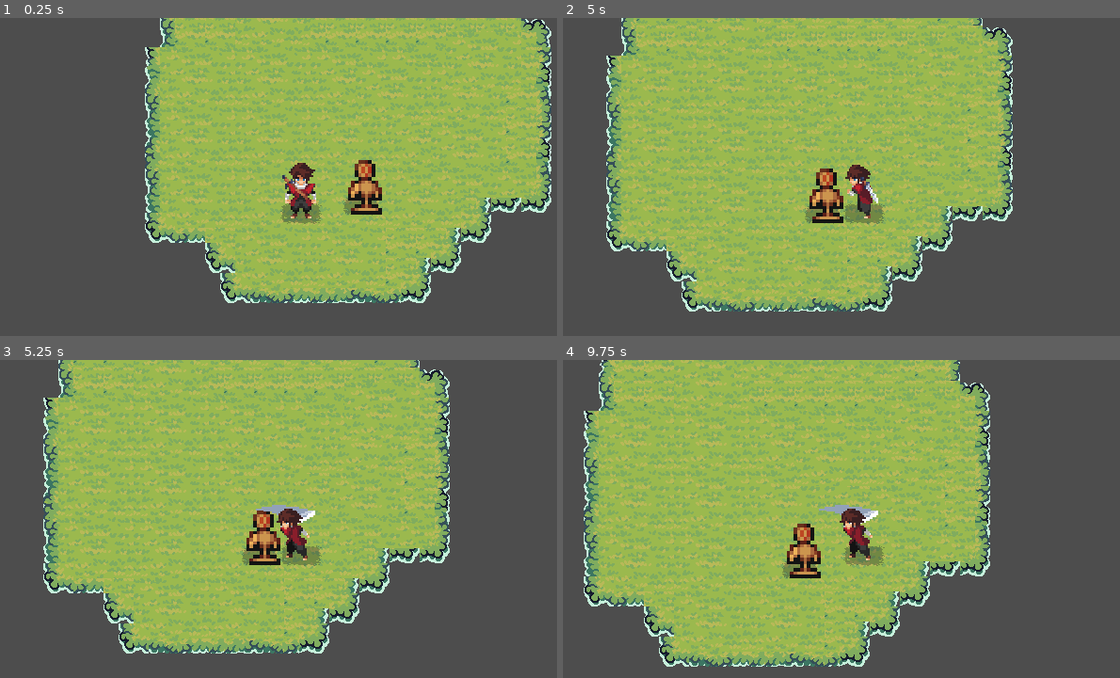
Above: before the commit, frames 1-4 (two rows, left to right).
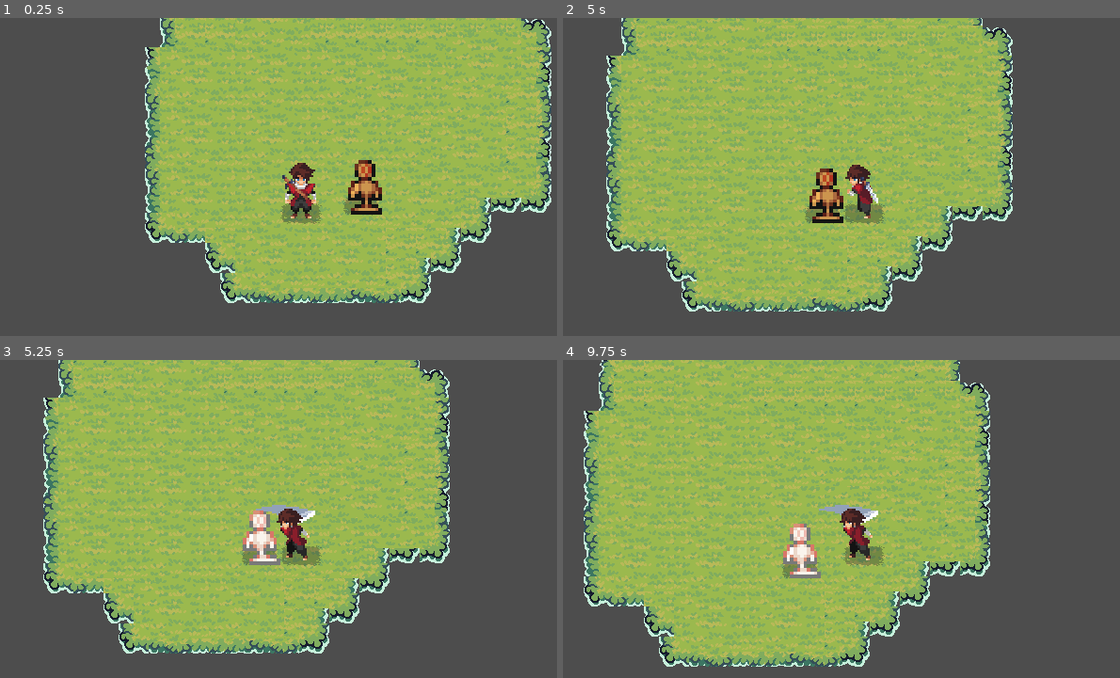
Above: after the commit, the same moments.

Repository: ODonegatti/ARPG
Game: Godot game, scene res://scenes/main.tscn
The game is run twice, just before and just after one commit, with the same random seed, the same clock (stepped at 60 frames per second) and the same inputs.
Inputs (mouse positions are in pixels of both pictures, inside the frame that each line leads up to):
- Up to frame 1 (0.25 s): no input
- Up to frame 2 (5 s): tap Enter at 0.5 s; move the mouse to (997, 170) at 0.52 s; press the mouse at (997, 170) at 0.53 s; hold D (right) 0.53-1.28 s; move the mouse to (741, 205) at 1.27 s; release the mouse at (741, 205) at 1.28 s; hold S (down) 1.28-2.03 s; click (741, 205) at 1.35 s; move the mouse to (925, 113) at 2.02 s; press the mouse at (925, 113) at 2.03 s; hold D (right) 2.03-2.78 s; move the mouse to (835, 256) at 2.77 s; release the mouse at (835, 256) at 2.78 s; hold W (up) 2.78-3.53 s; click (835, 256) at 2.85 s; move the mouse to (1042, 237) at 3.52 s; press the mouse at (1042, 237) at 3.53 s; hold A (left) from 3.53 s (still down); move the mouse to (685, 135) at 4.27 s; release the mouse at (685, 135) at 4.28 s; click (685, 135) at 4.35 s
- Up to frame 3 (5.25 s): move the mouse to (328, 528) at 5.02 s; release A (left) at 5.03 s; press the mouse at (328, 528) at 5.03 s; hold S (down) from 5.03 s (still down)
- Up to frame 4 (9.75 s): move the mouse to (774, 445) at 5.77 s; release S (down) at 5.78 s; release the mouse at (774, 445) at 5.78 s; hold D (right) 5.78-6.53 s; click (774, 445) at 5.85 s; move the mouse to (997, 512) at 6.52 s; press the mouse at (997, 512) at 6.53 s; hold W (up) 6.53-7.28 s; move the mouse to (741, 547) at 7.27 s; release the mouse at (741, 547) at 7.28 s; hold D (right) 7.28-8.03 s; click (741, 547) at 7.35 s; move the mouse to (925, 455) at 8.02 s; press the mouse at (925, 455) at 8.03 s; hold S (down) 8.03-8.78 s; move the mouse to (835, 598) at 8.77 s; release the mouse at (835, 598) at 8.78 s; hold A (left) 8.78-9.53 s; click (835, 598) at 8.85 s; move the mouse to (1042, 579) at 9.52 s; press the mouse at (1042, 579) at 9.53 s; hold W (up) from 9.53 s (still down)

Frames 1-2 are identical in both runs. In frame 3, 0.8% of the frame differs, in the area x 43-51%, y 47-65%; in frame 4, 0.8%, in the area x 39-47%, y 51-69%.

Commit message:
feat(enemy): implementa componente hurtbox e deteccao de acertos no dummy (Card #16)
- Cria componente reutilizavel Hurtbox (Area2D) fortemente tipado em scripts/hurtbox.gd
- Configura camadas de colisao: Layer 3 (Enemies, valor 4) e Mask 4 (PlayerHitbox, valor 8)
- Integra Hurtbox com CollisionShape2D retangular na cena scenes/entities/dummy.tscn
- Conecta sinal hit_received no script scripts/dummy.gd acionando feedback visual de hit e retorno a idle
- Adiciona suporte a frames de invulnerabilidade (is_invulnerable) e controle seguro de estado (disable/enable)
- Implementa suite de testes unitarios automatizados em tests/test_hurtbox_dummy.gd cobrindo hierarquia, camadas, colisao e i-frames
- Atualiza documentacao tecnica em docs/modules/dummy.md e backlog da Sprint 2 em AI_CONTEXT.md

Diff:
--- a/scenes/entities/dummy.tscn
+++ b/scenes/entities/dummy.tscn
@@ -6,6 +6,7 @@
 [ext_resource type="Texture2D" uid="uid://cd6epcobqplpg" path="res://assets/Dummy/Hit/Png-files/Hit 2.png" id="4_hit2"]
 [ext_resource type="Texture2D" uid="uid://bo2xwdutmsojf" path="res://assets/Dummy/Hit/Png-files/Hit 3.png" id="5_hit3"]
 [ext_resource type="Texture2D" uid="uid://c4msujd20apkx" path="res://assets/Dummy/Hit/Png-files/Hit 4.png" id="6_hit4"]
+[ext_resource type="Script" path="res://scripts/hurtbox.gd" id="7_hurtbox"]
 
 [sub_resource type="CapsuleShape2D" id="CapsuleShape2D_5ohk3"]
 height = 32.0
@@ -66,6 +67,9 @@
 &"idle": SubResource("Animation_idle")
 }
 
+[sub_resource type="RectangleShape2D" id="RectangleShape2D_5ohk3"]
+size = Vector2(17.777779, 31.111113)
+
 [node name="Dummy" type="CharacterBody2D" unique_id=1776484409]
 scale = Vector2(1.8, 1.8)
 collision_layer = 4
@@ -91,3 +95,12 @@
 [node name="AnimationPlayer" type="AnimationPlayer" parent="." unique_id=1655716597]
 libraries/ = SubResource("AnimationLibrary_dummy")
 autoplay = &"idle"
+
+[node name="Hurtbox" type="Area2D" parent="." unique_id=557136102]
+collision_layer = 4
+collision_mask = 8
+script = ExtResource("7_hurtbox")
+
+[node name="CollisionShape2D" type="CollisionShape2D" parent="Hurtbox" unique_id=404655498]
+position = Vector2(2.2222223, 0)
+shape = SubResource("RectangleShape2D_5ohk3")
--- a/scripts/dummy.gd
+++ b/scripts/dummy.gd
@@ -17,11 +17,23 @@
 ## Referência ao AnimationPlayer responsável pelas animações de repouso e impacto.
 @onready var animation_player: AnimationPlayer = $AnimationPlayer
 
+@export_group("Combat Components")
+## Referência ao componente Hurtbox responsável por detectar golpes recebidos.
+@onready var hurtbox: Hurtbox = $Hurtbox
+
 
 func _ready() -> void:
 	velocity = Vector2.ZERO
-	if animation_player != null and animation_player.has_animation(&"idle"):
-		animation_player.play(&"idle")
+	if animation_player != null:
+		if animation_player.has_animation(&"idle"):
+			animation_player.play(&"idle")
+		if not animation_player.animation_finished.is_connected(_on_animation_finished):
+			animation_player.animation_finished.connect(_on_animation_finished)
+
+	if hurtbox != null:
+		hurtbox.owner_entity = self
+		if not hurtbox.hit_received.is_connected(_on_hurtbox_hit_received):
+			hurtbox.hit_received.connect(_on_hurtbox_hit_received)
 
 
 func _physics_process(delta: float) -> void:
@@ -30,8 +42,21 @@
 		move_and_slide()
 
 
+## Callback executado quando a Hurtbox detecta um acerto de Hitbox.
+## Dispara a reação visual de impacto do boneco (Card #16).
+## A dedução de pontos de vida será integrada no Card #17 e knockback no Card #18.
+func _on_hurtbox_hit_received(_hitbox: Hitbox) -> void:
+	play_hit_animation()
+
+
+## Retorna para a animação de repouso após o término do impacto.
+func _on_animation_finished(anim_name: StringName) -> void:
+	if anim_name == &"hit":
+		if animation_player != null and animation_player.has_animation(&"idle"):
+			animation_player.play(&"idle")
+
+
 ## Dispara a animação visual de impacto do boneco ao sofrer dano.
-## Será conectado à Hurtbox no Card #16 e ao sistema de vida no Card #17.
 func play_hit_animation() -> void:
 	if animation_player != null and animation_player.has_animation(&"hit"):
 		animation_player.stop()
--- /dev/null
+++ b/scripts/hurtbox.gd
@@ -0,0 +1,62 @@
+class_name Hurtbox
+extends Area2D
+
+## Componente de Hurtbox para detecção de recebimento de golpes e vulnerabilidade a dano.
+## Pertence à camada Enemies (Layer 3, valor 4) e escuta a camada PlayerHitbox (Layer 4, valor 8).
+
+## Sinal emitido quando um golpe válido de uma Hitbox atinge esta Hurtbox.
+signal hit_received(hitbox: Hitbox)
+
+## Referência à entidade dona desta Hurtbox (ex: Dummy, Enemy, Player, etc.).
+@export var owner_entity: Node2D = null
+
+## Controla se a Hurtbox está atualmente invulnerável a receber dano (ex: frames de imunidade).
+@export var is_invulnerable: bool = false
+
+## Referência ao CollisionShape2D filho responsável pelo volume de recepção de impacto.
+@onready var collision_shape: CollisionShape2D = $CollisionShape2D
+
+
+func _ready() -> void:
+	# Define a entidade proprietária caso não tenha sido atribuída no Inspector
+	if owner_entity == null and get_parent() is Node2D:
+		owner_entity = get_parent() as Node2D
+
+	# Garante que a Hurtbox esteja monitorando e monitorável por padrão
+	monitoring = true
+	monitorable = true
+
+	# Conecta o sinal interno de colisão de áreas
+	if not area_entered.is_connected(_on_area_entered):
+		area_entered.connect(_on_area_entered)
+
+
+## Callback executado quando outra Area2D sobrepõe a área de recepção desta Hurtbox.
+func _on_area_entered(area: Area2D) -> void:
+	if is_invulnerable:
+		return
+
+	if area is Hitbox:
+		var hitbox: Hitbox = area as Hitbox
+		hit_received.emit(hitbox)
+
+
+## Define se a Hurtbox está em período de invulnerabilidade.
+func set_invulnerable(invulnerable: bool) -> void:
+	is_invulnerable = invulnerable
+
+
+## Desativa a detecção da Hurtbox de maneira segura (adiada pela física da engine).
+func disable() -> void:
+	set_deferred("monitoring", false)
+	set_deferred("monitorable", false)
+	if collision_shape != null:
+		collision_shape.set_deferred("disabled", true)
+
+
+## Reativa a detecção da Hurtbox de maneira segura.
+func enable() -> void:
+	set_deferred("monitoring", true)
+	set_deferred("monitorable", true)
+	if collision_shape != null:
+		collision_shape.set_deferred("disabled", false)
--- /dev/null
+++ b/tests/test_hurtbox_dummy.gd
@@ -0,0 +1,113 @@
+extends SceneTree
+
+func _init() -> void:
+	print("==================================================")
+	print("  TESTE UNITÁRIO: HURTBOX NO INIMIGO (CARD #16)   ")
+	print("==================================================")
+	call_deferred("_run_tests")
+
+
+func _run_tests() -> void:
+	# 1. Carregamento e instância da cena Dummy
+	var dummy_scene: PackedScene = load("res://scenes/entities/dummy.tscn")
+	assert(dummy_scene != null, "A cena do Dummy deve existir em res://scenes/entities/dummy.tscn.")
+
+	var dummy: Dummy = dummy_scene.instantiate() as Dummy
+	assert(dummy != null, "A instância deve ser do tipo Dummy.")
+	root.add_child(dummy)
+	dummy.global_position = Vector2(250, 200)
+
+	await physics_frame
+	await physics_frame
+
+	# 2. Validação da hierarquia de nós e tipagem
+	assert(dummy.hurtbox != null, "Dummy deve possuir uma referência válida ao nó Hurtbox.")
+	assert(dummy.hurtbox is Hurtbox, "O nó Hurtbox deve ser uma instância da classe Hurtbox.")
+	assert(dummy.hurtbox.collision_shape != null, "Hurtbox deve conter um CollisionShape2D filho.")
+	assert(dummy.hurtbox.owner_entity == dummy, "owner_entity da Hurtbox deve referenciar o Dummy.")
+	print("[PASS] 1. Hierarquia de nós, tipagem e dependências da Hurtbox validadas.")
+
+	# 3. Validação das camadas de colisão (Layers e Masks)
+	# Layer 3 (bitmask 1 << 2 = 4) -> Enemies (Camada em que a Hurtbox reside)
+	# Mask 4 (bitmask 1 << 3 = 8) -> PlayerHitbox (Camada que a Hurtbox escuta)
+	assert(dummy.hurtbox.collision_layer == 4, "Hurtbox deve estar na Camada 3 (Enemies, valor 4). Valor atual: %d" % dummy.hurtbox.collision_layer)
+	assert(dummy.hurtbox.collision_mask == 8, "Hurtbox deve escutar a Camada 4 (PlayerHitbox, valor 8). Valor atual: %d" % dummy.hurtbox.collision_mask)
+	assert(dummy.hurtbox.monitoring == true, "Hurtbox deve iniciar com monitoring == true.")
+	assert(dummy.hurtbox.monitorable == true, "Hurtbox deve iniciar com monitorable == true.")
+	assert(dummy.hurtbox.collision_shape.disabled == false, "CollisionShape2D da Hurtbox deve iniciar ativo.")
+	print("[PASS] 2. Configurações de Collision Layer (3) e Mask (4) da Hurtbox validadas.")
+
+	# 4. Validação dos métodos de controle da Hurtbox (disable / enable)
+	dummy.hurtbox.disable()
+	await physics_frame
+	await physics_frame
+	assert(dummy.hurtbox.monitoring == false, "disable() deve definir monitoring = false.")
+	assert(dummy.hurtbox.monitorable == false, "disable() deve definir monitorable = false.")
+	assert(dummy.hurtbox.collision_shape.disabled == true, "disable() deve desabilitar o CollisionShape2D.")
+
+	dummy.hurtbox.enable()
+	await physics_frame
+	await physics_frame
+	assert(dummy.hurtbox.monitoring == true, "enable() deve definir monitoring = true.")
+	assert(dummy.hurtbox.monitorable == true, "enable() deve definir monitorable = true.")
+	assert(dummy.hurtbox.collision_shape.disabled == false, "enable() deve reabilitar o CollisionShape2D.")
+	print("[PASS] 3. Métodos disable() e enable() da Hurtbox validados com sucesso.")
+
+	# 5. Validação de integração e recepção de golpe via Hitbox do Player
+	var player_scene: PackedScene = load("res://scenes/entities/player.tscn")
+	assert(player_scene != null, "A cena do Player deve existir.")
+
+	var player: Player = player_scene.instantiate() as Player
+	root.add_child(player)
+	player.global_position = Vector2(210, 200) # Posiciona o player adjacente ao Dummy
+	player.update_hitbox_direction(Vector2.RIGHT)
+
+	# Rastreador de sinais via dicionário (referência mutável em closures no GDScript)
+	var signal_tracker = {
+		"hit_count": 0,
+		"last_hitbox": null
+	}
+
+	dummy.hurtbox.hit_received.connect(func(hitbox: Hitbox) -> void:
+		signal_tracker.hit_count += 1
+		signal_tracker.last_hitbox = hitbox
+	)
+
+	# Ativa a Hitbox do player manualmente simulando a janela de golpe
+	player.hitbox.activate()
+
+	# Aguarda frames de física para a engine processar a sobreposição de áreas
+	for i in range(5):
+		await physics_frame
+
+	assert(signal_tracker.hit_count > 0, "O sinal hit_received da Hurtbox deve ser emitido quando a Hitbox do Player colidir.")
+	assert(signal_tracker.last_hitbox == player.hitbox, "A hitbox recebida no sinal deve ser a Hitbox do Player.")
+	assert(signal_tracker.last_hitbox.damage == 10, "O dano reportado deve ser igual ao configurado na Hitbox (10).")
+	assert(dummy.animation_player.current_animation == "hit", "Dummy deve transicionar para a animação 'hit' ao receber o golpe.")
+	print("[PASS] 4. Integração física entre Player Hitbox e Dummy Hurtbox validada com sucesso.")
+
+	# 6. Validação de invulnerabilidade (i-frames)
+	player.hitbox.deactivate()
+	for i in range(3):
+		await physics_frame
+
+	signal_tracker.hit_count = 0
+	signal_tracker.last_hitbox = null
+	dummy.hurtbox.set_invulnerable(true)
+	player.hitbox.activate()
+
+	for i in range(5):
+		await physics_frame
+
+	assert(signal_tracker.hit_count == 0, "Hurtbox com is_invulnerable = true não deve emitir hit_received.")
+	print("[PASS] 5. Mecanismo de invulnerabilidade (i-frames) validado com sucesso.")
+
+	# 7. Finalização e limpeza
+	player.hitbox.deactivate()
+	player.queue_free()
+	dummy.queue_free()
+
+	print("==================================================")
+	print("  TODOS OS TESTES DO CARD #16 PASSARAM COM SUCESSO! ")
+	print("==================================================")
+	quit(0)
Not shown, added: scripts/hurtbox.gd.uid
Not shown, added: tests/test_hurtbox_dummy.gd.uid
Not shown, changed: AI_CONTEXT.md
Not shown, added: docs/modules/dummy.md
